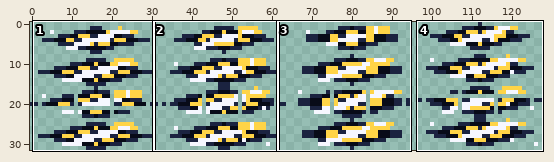
One commit to this pixel-art file: game/assets/source/animation/weapon_starfall_attack.aseprite. Above: a wide view before the commit, with the close-up outlined.
Close-up. Earlier state:
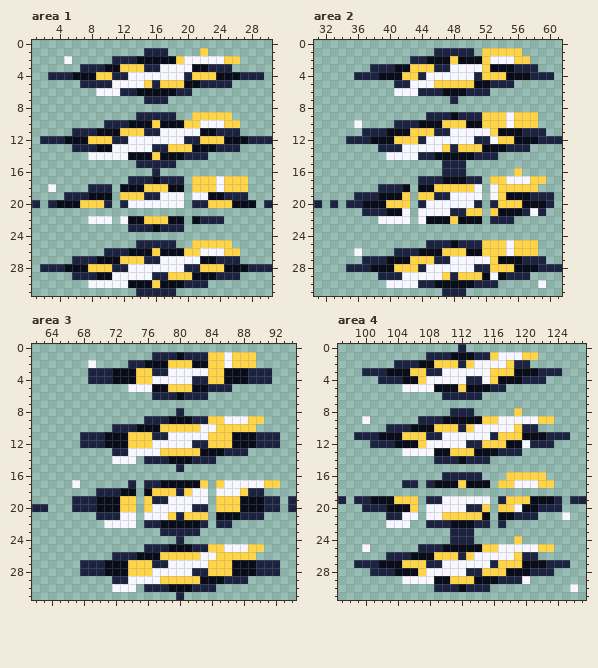
128x32 pixels, 1 frame. Shown: area 1: x 1..30, y 0..31; area 2: x 31..61, y 0..31; area 3: x 62..94, y 0..31; area 4: x 97..127, y 0..31.
New version:
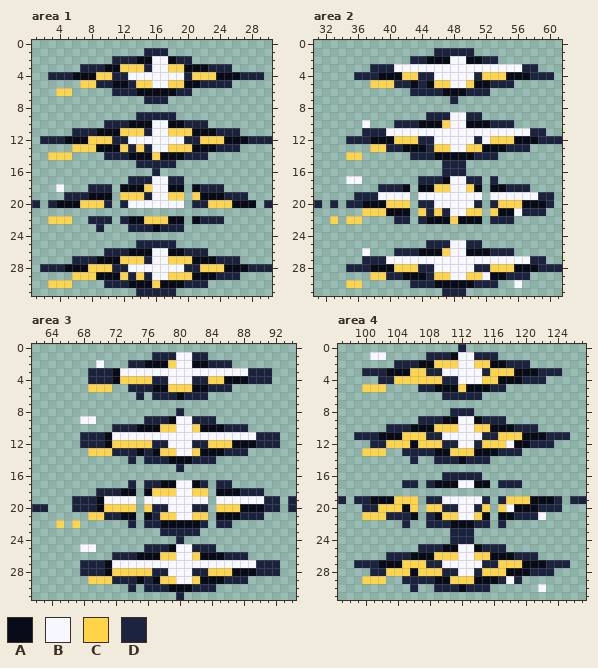
Palette (. is transparent): A #080b18  B #f6f7ff  C #ffd447  D #1b2340
Commit: fix(art): distinguish evolved weapon attack animations
Edits made:
Area 1:
y 1: x 22 C -> .
y 2: x 5 B -> .; x 16..17 AA -> BB; x 19..26 CBBBBBCC -> DD......
y 3: x 16 D -> B; x 18..20 BBB -> CCA
y 5: x 7..8 DD -> CC; x 11..14 BBBB -> AADC; x 16..17 DC -> BB
y 6: x 4..5 .. -> CC; x 9..11 BBB -> ..D
y 9: x 21..25 CCCCC -> .....
y 10: x 16..17 CA -> BB; x 20..26 CCBBBCC -> DDD....
y 11: x 16 D -> B; x 18..21 BBBB -> CCCA
y 13: x 6..8 DDD -> CCC; x 11..17 BBBBBDD -> ACDCDBB
y 14: x 3..5 ... -> CCC; x 8..12 BBBBB -> ..DDD
y 17: x 16..17 AD -> BB; x 21..27 CCCBCCC -> .......
y 18: x 3..4 B. -> .B; x 16..17 CC -> BB; x 21..27 CCCBCCC -> ADDD...
y 19: x 16 D -> B; x 18..19 BB -> CC; x 21..22 BB -> CA
y 22: x 3..5 ... -> CCC; x 8..10 BBB -> DDD; x 12 B -> D
y 23: x 9 . -> D
y 25: x 21..25 CCCCC -> .....
y 26: x 16..17 CA -> BB; x 20..26 CCBBBCC -> DDD....
y 27: x 16 D -> B; x 18..21 BBBB -> CCCA
y 29: x 6..8 DDD -> CCC; x 11..17 BBBBBDD -> ACDCDBB
y 30: x 3..5 ... -> CCC; x 8..12 BBBBB -> ..DDD
Area 2:
y 1: x 52..56 CCCCC -> .....
y 2: x 48..49 CA -> BB; x 52..57 CBBBCC -> DD....
y 3: x 41..47 AACCCDD -> BBBBBBB; x 52..56 CAAAD -> BBBBB
y 4: x 45 B -> D
y 5: x 38..40 ... -> CCC; x 43..45 BBB -> ADA; x 48..49 CC -> BB
y 6: x 41..43 BBB -> ..D
y 9: x 48..49 AD -> BB; x 52..58 CCCBCCC -> .......
y 10: x 36..37 B. -> .B; x 48..49 CC -> BB; x 52..58 CCCBCCC -> ADDD...
y 11: x 40..47 AAACCCDD -> BBBBBBBB; x 53..57 CAAAD -> BBBBB
y 12: x 45 B -> D; x 52..53 DB -> BC
y 13: x 38..39 .D -> CC; x 42..46 BBBBB -> AAADC; x 48..49 DC -> BB
y 14: x 35..36 .. -> CC; x 40..43 BBBB -> ...D
y 16: x 56 C -> .
y 17: x 35..36 .. -> BB; x 48..49 AA -> BB; x 53..59 CCBBBCC -> D......
y 18: x 48..49 CC -> BB; x 51 B -> A; x 53..58 BCCCCC -> AADDD.
y 19: x 39..42 AAAC -> BBBB; x 44..47 CCDD -> BBBB; x 54..58 CAAAD -> BBBBB
y 20: x 45 B -> D
y 21: x 37..39 DDD -> CCC; x 42 B -> A; x 44..49 BBBBDD -> CDCDBB; x 56 A -> B; x 58 B -> D
y 22: x 33 . -> C; x 35..36 .. -> CC; x 39..42 BBBB -> ..DD; x 44 B -> D
y 25: x 48..49 AD -> BB; x 52..58 CCCBCCC -> .......
y 26: x 36..37 B. -> .B; x 48..49 CC -> BB; x 52..58 CCCBCCC -> ADDD...
y 27: x 40..47 AAACCCDD -> BBBBBBBB; x 53..57 CAAAD -> BBBBB
y 28: x 45 B -> D
y 29: x 38..39 .D -> CC; x 42..46 BBBBB -> AAADC; x 48..49 DC -> BB; x 52..53 AB -> BA
y 30: x 35..36 .. -> CC; x 40..43 BBBB -> ...D; x 56 . -> B; x 59 B -> .
Area 3:
y 1: x 80..81 AD -> BB; x 84..89 CCBCCC -> ......
y 2: x 69..70 B. -> .B; x 80..81 CC -> BB; x 84..89 CCBCCC -> DDD...
y 3: x 73..78 AACCDD -> BBBBBB; x 84..88 CCAAA -> BBBBB
y 4: x 73..74 AA -> CC; x 77..78 BB -> DD
y 5: x 69..71 ... -> CCC; x 74..76 BBB -> DDD
y 6: x 75 . -> D
y 9: x 68..69 .. -> BB; x 80..81 AA -> BB; x 84..90 CCBBBCC -> D......
y 10: x 80..81 CC -> BB; x 83..89 BBCCCCC -> AAADDD.
y 11: x 72..78 AACCCDD -> BBBBBBB; x 84..89 CCCAAA -> BBBBBB
y 12: x 72..73 AA -> CC; x 77..78 BB -> DD
y 13: x 69..71 ... -> CCC; x 74..77 BBBB -> DADA; x 80..81 CC -> BB
y 14: x 72..74 BBB -> ..D
y 17: x 67 B -> .; x 80..81 AA -> BB; x 83 C -> D; x 85..92 CBBBBBCC -> DD......
y 18: x 80..83 DCBB -> BBCC; x 85..88 BBBC -> AAAD
y 19: x 71..74 AACC -> BBBB; x 76..78 CDD -> BBB; x 85..90 CCCAAA -> BBBBBB
y 20: x 71..72 AA -> CC; x 77..78 BB -> DD
y 21: x 69..70 .D -> CC; x 73..74 BB -> AA; x 76..78 BBB -> ADC; x 80..81 DC -> BB
y 22: x 65 . -> C; x 67 . -> C; x 71..74 BBBB -> ...D
y 25: x 68..69 .. -> BB; x 80..81 AA -> BB; x 84..90 CCBBBCC -> D......
y 26: x 80..81 CC -> BB; x 83..89 BBCCCCC -> AAADDD.
y 27: x 72..78 AACCCDD -> BBBBBBB; x 84..89 CCCAAA -> BBBBBB
y 28: x 72..73 AA -> CC; x 77..78 BB -> DD
y 29: x 69..71 ... -> CCC; x 74..77 BBBB -> DADA; x 80..81 CC -> BB
y 30: x 72..74 BBB -> ..D
Area 4:
y 1: x 101..102 .. -> BB; x 112..113 AA -> BB; x 116..121 CBBBCC -> D.....
y 2: x 112..118 DCBBBBC -> BBCCAAD
y 3: x 115 B -> D
y 4: x 104..106 DAA -> CCC; x 108..111 BBBB -> CCDD; x 113..115 DDB -> BBC
y 5: x 100..102 ... -> CCC; x 105..108 BBBB -> ..DD
y 8: x 119 C -> .
y 9: x 100 B -> .; x 112..113 AA -> BB; x 115..123 CCBBBBBCC -> DDD......
y 10: x 112..119 DCBBBBBC -> BBCCAAAD
y 11: x 115 B -> D
y 12: x 103..105 DAA -> CCC; x 108..111 BBBB -> CCDD; x 113 D -> B; x 118 A -> B; x 120 B -> A
y 13: x 100..102 ... -> CCC; x 105..108 BBBB -> DDDD
y 14: x 106 . -> D
y 16: x 118..122 CCCCC -> .....
y 17: x 112..113 CA -> BB; x 117..123 CCBBBCC -> DDD....
y 19: x 115 B -> D
y 20: x 102..104 DAA -> CCC; x 108..111 BBBB -> CCDD; x 113 D -> B; x 118..119 CB -> BA
y 21: x 100..102 ... -> CCC; x 105..106 BB -> DA; x 108..109 BB -> DA; x 112..113 CC -> BB; x 122 . -> B; x 125 B -> .
y 22: x 103..105 BBB -> ..D
y 24: x 119 C -> .
y 25: x 100 B -> .; x 112..113 AA -> BB; x 115..123 CCBBBBBCC -> DDD......
y 26: x 112..119 DCBBBBBC -> BBCCAAAD
y 27: x 115 B -> D
y 28: x 103..105 DAA -> CCC; x 108..111 BBBB -> CCDD; x 113 D -> B
y 29: x 100..102 ... -> CCC; x 105..108 BBBB -> DDDD; x 118 D -> B; x 120 B -> .
y 30: x 106 . -> D; x 122 . -> B; x 126 B -> .
Pixel boxes of the changes (left, top, right, bottom) in both close-ups:
changed: (56, 48, 240, 96)
changed: (48, 112, 248, 232)
changed: (48, 240, 240, 288)
changed: (330, 48, 546, 288)
changed: (56, 352, 280, 592)
changed: (362, 352, 578, 592)
